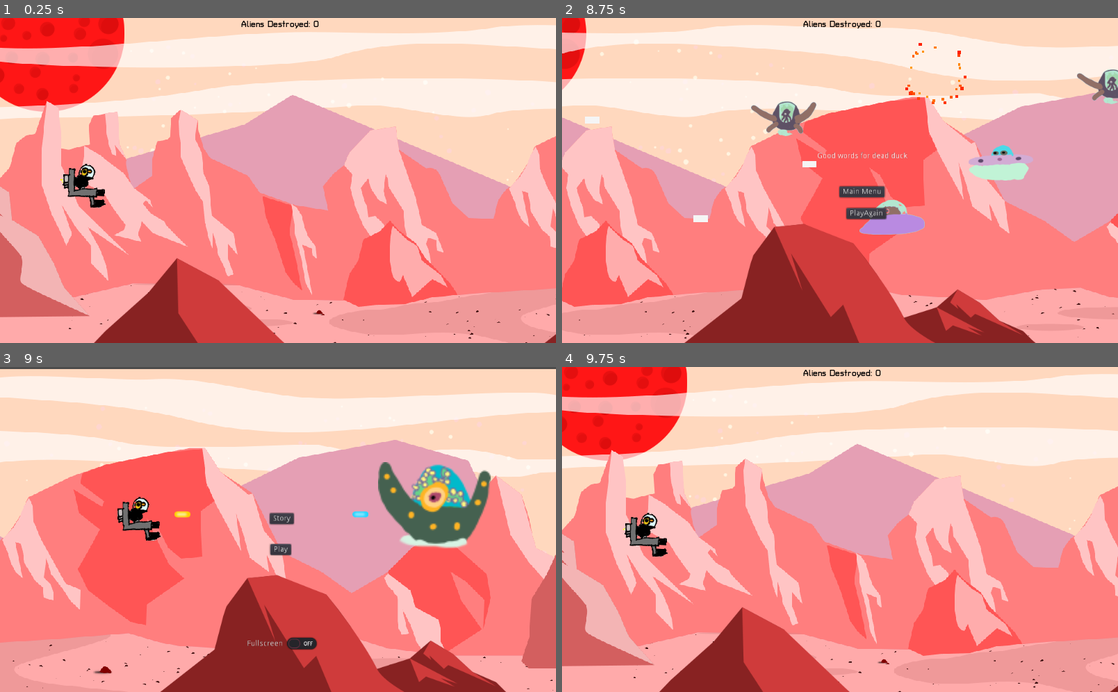
Above: before the commit, frames 1-4 (two rows, left to right).
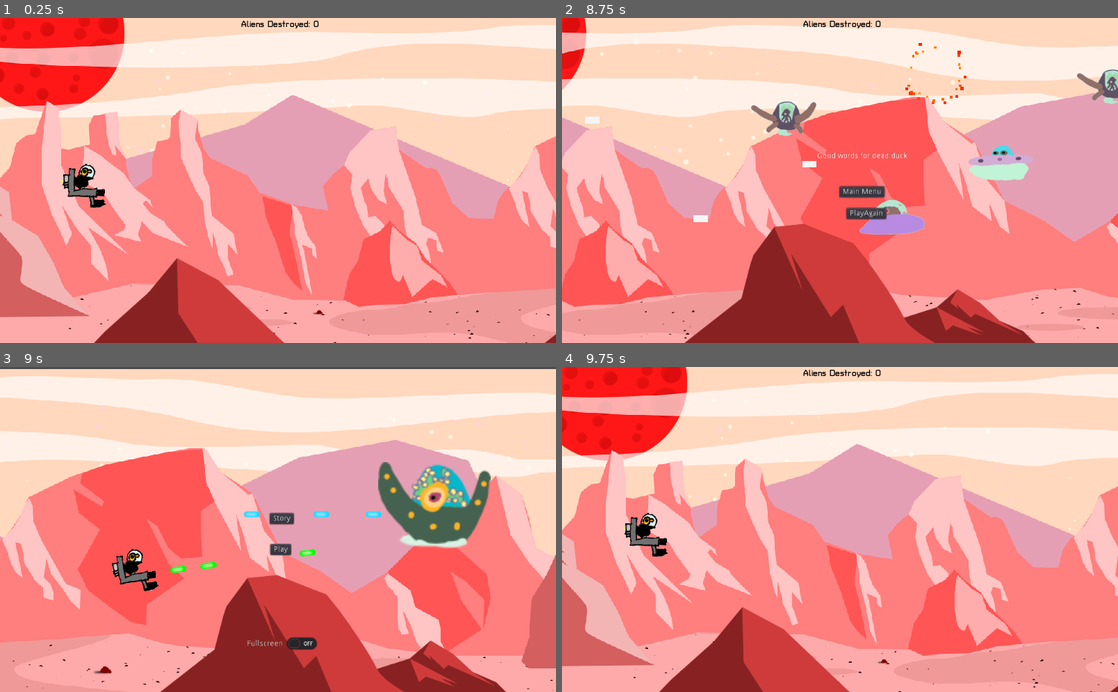
Above: after the commit, the same moments.

Repository: the-g-force/FamJam-January2021
Game: Godot game, scene res://src/Level.tscn
Two runs of this game, one before a commit and one after it. Both use one fixed random seed, a clock stepped at 60 frames per second and the inputs below.
Inputs (mouse positions are in pixels of both pictures, inside the frame that each line leads up to):
- Up to frame 1 (0.25 s): no input
- Up to frame 2 (8.75 s): tap Enter at 0.5 s; move the mouse to (962, 164) at 0.52 s; hold D (move_right) 0.53-1.28 s; tap Space (fire) every 0.75 s from 0.6 to 8.1 s; click (962, 164) at 0.67 s; move the mouse to (728, 196) at 1.27 s; hold S (move_down) 1.28-2.03 s; move the mouse to (895, 109) at 2.02 s; hold D (move_right) 2.03-2.78 s; move the mouse to (812, 245) at 2.77 s; hold W (move_up) 2.78-3.53 s; click (812, 245) at 2.92 s; move the mouse to (1006, 229) at 3.52 s; hold A (move_left) 3.53-5.03 s; move the mouse to (673, 131) at 4.27 s; move the mouse to (867, 180) at 5.02 s; hold S (move_down) 5.03-5.78 s; click (867, 180) at 5.17 s; move the mouse to (756, 99) at 5.77 s; hold D (move_right) 5.78-6.53 s; move the mouse to (962, 164) at 6.52 s; hold W (move_up) 6.53-7.28 s; move the mouse to (728, 196) at 7.27 s; hold D (move_right) 7.28-8.03 s; click (728, 196) at 7.42 s; move the mouse to (895, 109) at 8.02 s; hold S (move_down) from 8.03 s (still down)
- Up to frame 3 (9 s): release S (move_down) at 8.75 s; click "Main Menu" at 8.75 s
- Up to frame 4 (9.75 s): click "Play" at 9.5 s

Frames 1-2 are identical in both runs. In frame 3, 1.5% of the frame differs, in the area x 20-69%, y 39-70%; in frame 4, nothing differs.
Error in both runs: Invalid set index 'pressed' (on base: 'null instance') with value of type 'bool'. (res://src/MenuScene.gd:7)

Commit message:
Change bullet color

Diff:
--- a/project/src/MenuScene.tscn
+++ b/project/src/MenuScene.tscn
@@ -66,6 +66,26 @@
 autoplay = true
 bus = "Music"
 
+[node name="image1942" type="Sprite" parent="."]
+position = Vector2( 800, 256 )
+scale = Vector2( 2.46923, 2.46923 )
+texture = ExtResource( 3 )
+
+[node name="bullet-blue" type="Sprite" parent="image1942"]
+position = Vector2( -45.3582, 6.47975 )
+scale = Vector2( 0.404985, 0.404985 )
+texture = ExtResource( 8 )
+
+[node name="bullet-blue2" type="Sprite" parent="image1942"]
+position = Vector2( -84.2368, 6.47975 )
+scale = Vector2( 0.404985, 0.404985 )
+texture = ExtResource( 8 )
+
+[node name="bullet-blue3" type="Sprite" parent="image1942"]
+position = Vector2( -136.075, 6.47975 )
+scale = Vector2( 0.404985, 0.404985 )
+texture = ExtResource( 8 )
+
 [node name="Control" type="Control" parent="."]
 anchor_left = 0.5
 anchor_right = 0.5
@@ -77,21 +97,21 @@
 }
 
 [node name="duck" type="Sprite" parent="Control"]
-position = Vector2( -236, 280 )
+position = Vector2( -244, 376 )
+rotation = -0.127409
 texture = ExtResource( 4 )
 
-[node name="image1942" type="Sprite" parent="Control"]
-position = Vector2( 308, 256 )
-scale = Vector2( 2.46923, 2.46923 )
-texture = ExtResource( 3 )
-
-[node name="bullet-yellow" type="Sprite" parent="."]
-position = Vector2( 336, 272 )
+[node name="bullet-yellow3" type="Sprite" parent="Control/duck"]
+position = Vector2( 320, 8 )
 texture = ExtResource( 9 )
 
-[node name="bullet-blue" type="Sprite" parent="."]
-position = Vector2( 664, 272 )
-texture = ExtResource( 8 )
+[node name="bullet-yellow2" type="Sprite" parent="Control/duck"]
+position = Vector2( 136, 8 )
+texture = ExtResource( 9 )
+
+[node name="bullet-yellow" type="Sprite" parent="Control/duck"]
+position = Vector2( 80, 8 )
+texture = ExtResource( 9 )
 [connection signal="pressed" from="sky/FullScreenButton" to="." method="_on_FullScreenButton_pressed"]
 [connection signal="pressed" from="PlayButton" to="." method="_on_PlayButton_pressed"]
 [connection signal="pressed" from="StoryButton" to="." method="_on_StoryButton_pressed"]
Binary file changed: project/assets/bullet-yellow.png
